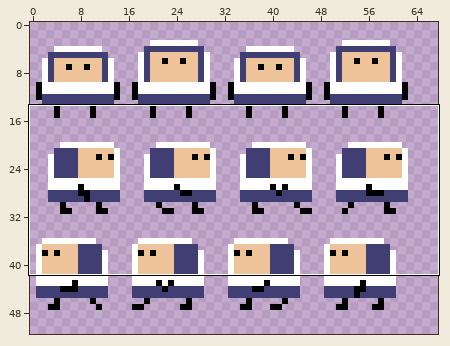
Pixel-art file: Assets/sprite_player_1.aseprite. Above, an overview of the earlier version with the close-up marked.
Close-up. Earlier state:
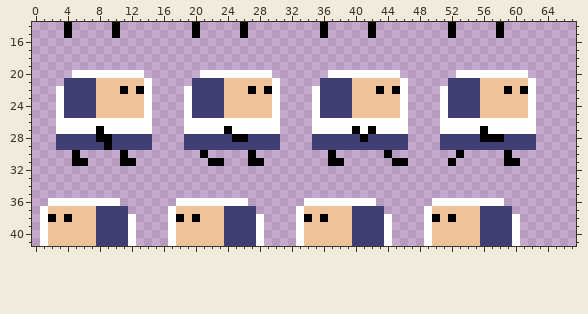
128x128 pixels, 1 frame. Shown: x 0..67, y 14..41. The wide view leaves out empty margins.
Now the later version:
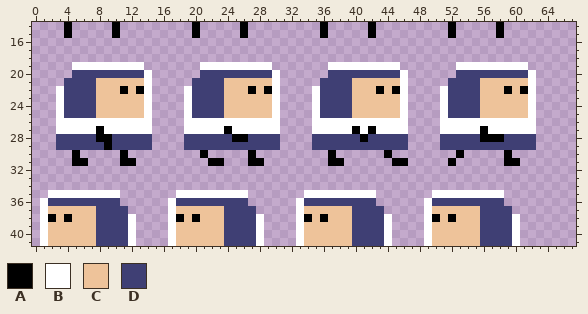
Palette (. is transparent): A #000000  B #ffffff  C #eec39a  D #3f3f74
What changed:
Colour B is added in row 19 at x 5 to 13, 21 to 29, 37 to 45 and 53 to 61; in row 20 at x 14, 30, 46 and 62; in row 35 at x 2 to 10, 18 to 26, 34 to 42 and 50 to 58; in row 36 at x 1, 17, 33 and 49.
Colour D replaces colour B in row 20 at x 5 to 13, 21 to 29, 37 to 45 and 53 to 61; in row 36 at x 2 to 10, 18 to 26, 34 to 42 and 50 to 58.
